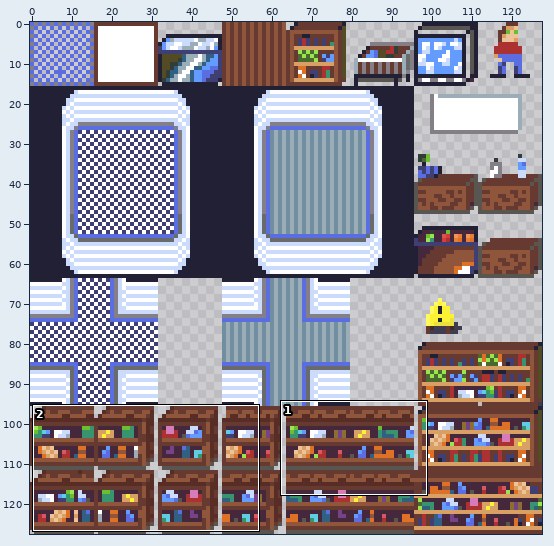
Sprite sheet: assets/tilemaps/gfx/Tilemap01.png. The picture above shows the old version from afar; the outline marks the close-up.
Close-up. First the earlier version:
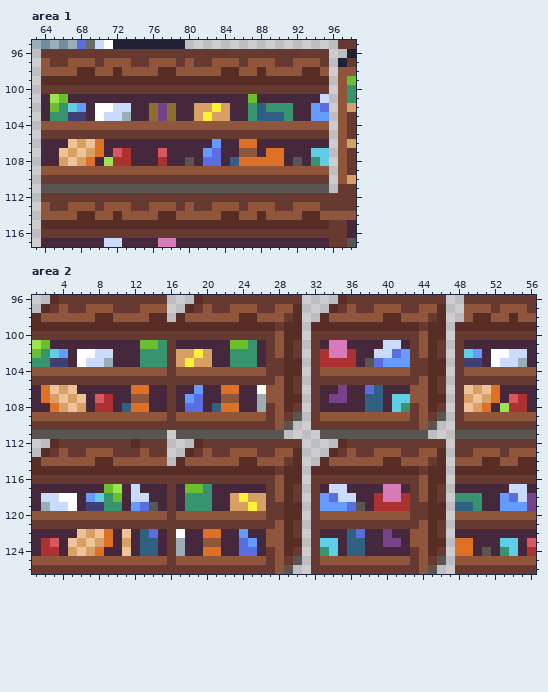
The file is 128x128 pixels. Shown: area 1: x 63..98, y 95..117; area 2: x 1..56, y 96..126.
Now the later version:
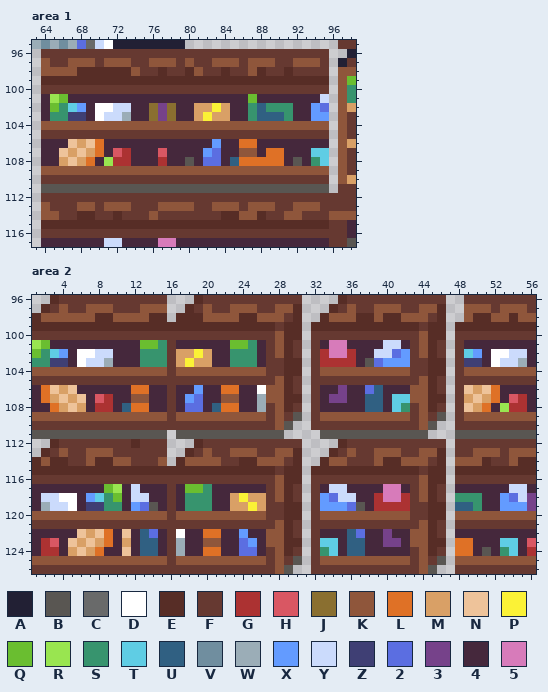
Palette (. is transparent): A #222034  B #595652  C #696a6a  D #ffffff  E #572d26  F #663931  G #ac3232  H #d95763  J #8a6f30  K #8f563b  L #df7126  M #d9a066  N #eec39a  P #fbf236  Q #6abe30  R #99e550  S #37946e  T #5fcde4  U #306082  V #708e9f  W #9badb7  X #639bff  Y #cbdbfc  Z #3f3f74  2 #5b6ee1  3 #76428a  4 #45283c  5 #d77bba
Difference:
--- area 1
@@ x 63..98 @@
  97 .KFFKKKFKKKFFKKKFKFFKKKFKKKFFKKKF.AF
- 98 .KKKKEEKKEKKKKEEKKKKKEEKKEKKKKEEK.KK
+ 98 .KKKKEEEEEEKFFEFFEKFFEFFKEFFEFFFF.KK
  99 .EEEEEEEEEEEEEEEEEEEEEEEEEEEEEEEE.KQ
@@ x 63..98 @@
 112 .FFFFFFFFFFFFFFFFFFFFFFFFFFFFFFFFFFF
-113 .KFFKKKFKKKFFKKKFKFFKKKFKKKFFKKKFFFF
-114 .KKKKEEKKEKKKKEEKKKKKEEKKEKKKKEEKKKK
+113 .KFFFKKFKKKFFFKKKKFFKKKFKKKFFKKKFFFF
+114 .KKFFEEFFEFFFKFFFFFFFEEKKEFFKKFFFKKK
 115 .EEEEEEEEEEEEEEEEEEEEEEEEEEEEEEEEFF4
--- area 2
@@ x 16..40 @@
  97 ..EFKFFKKKFFKKE...EFKFFKK
- 98 .EKKKKKKEEKKKFE..EKKKKKKE
+ 98 .EEEKKKKEEKKKFE..EKKKEEKE
  99 EEEEEEEEEEEEFEE.EEEEEEEEE
@@ x 1..56 @@
 112 ..EFFFFFFFFEFFF...EFFFFFFFFFFF....EFFFFFFFFFFF.FFFFFFFFF
-113 .EFKFFKKKFFFKFF..EFKFFKKKFFKKE...EFKFFKKKFFKKE.FFKKKFKKK
-114 EKKKKKKEEKKKKKK.EKKKKKKEEKKKFE..EKKKKKKEEKKKFE.KKKEEKKEE
+113 .EFKFFKKKFFFFFF..EFKFFKKKFFKKE...EFKFFKKKFFKKE.FFKKKFKKK
+114 EKEEFFKEEKKFFFK.EKKKKFFEEKKKFE..EKKFFFKEEKKKFE.KKKEFFKEE
 115 EEEEEEEEEEEEEEEEEEEEEEEEEEEFEE.EEEEEEEEEEEEFEE.EEEEEEEEE
